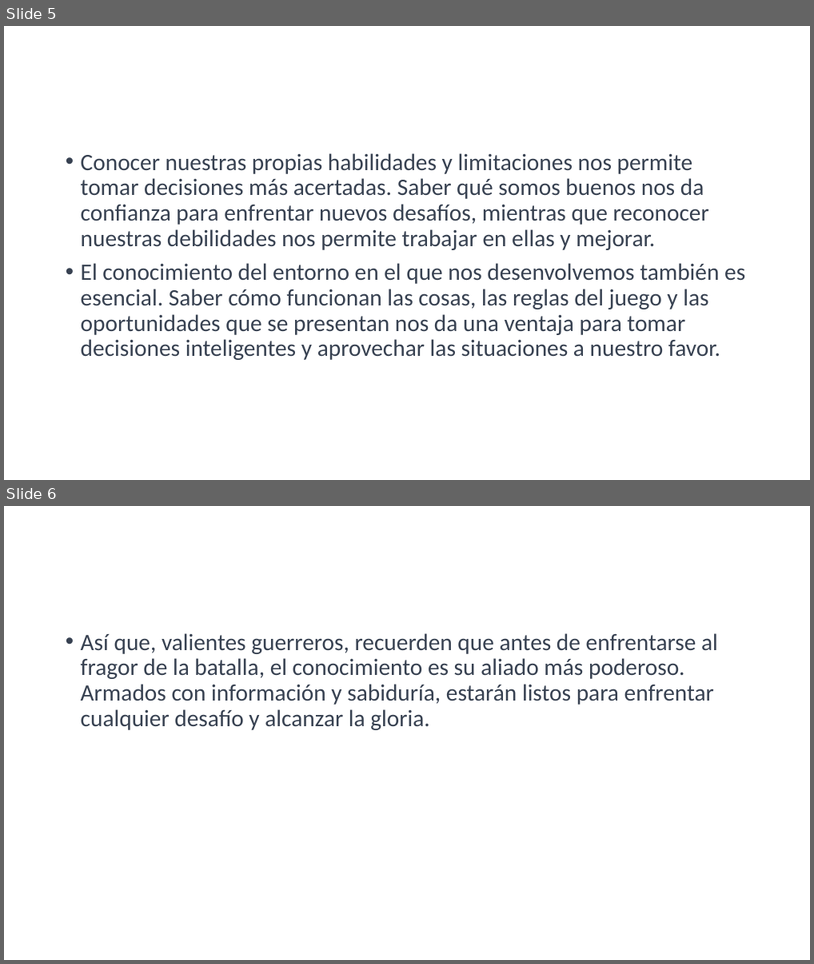
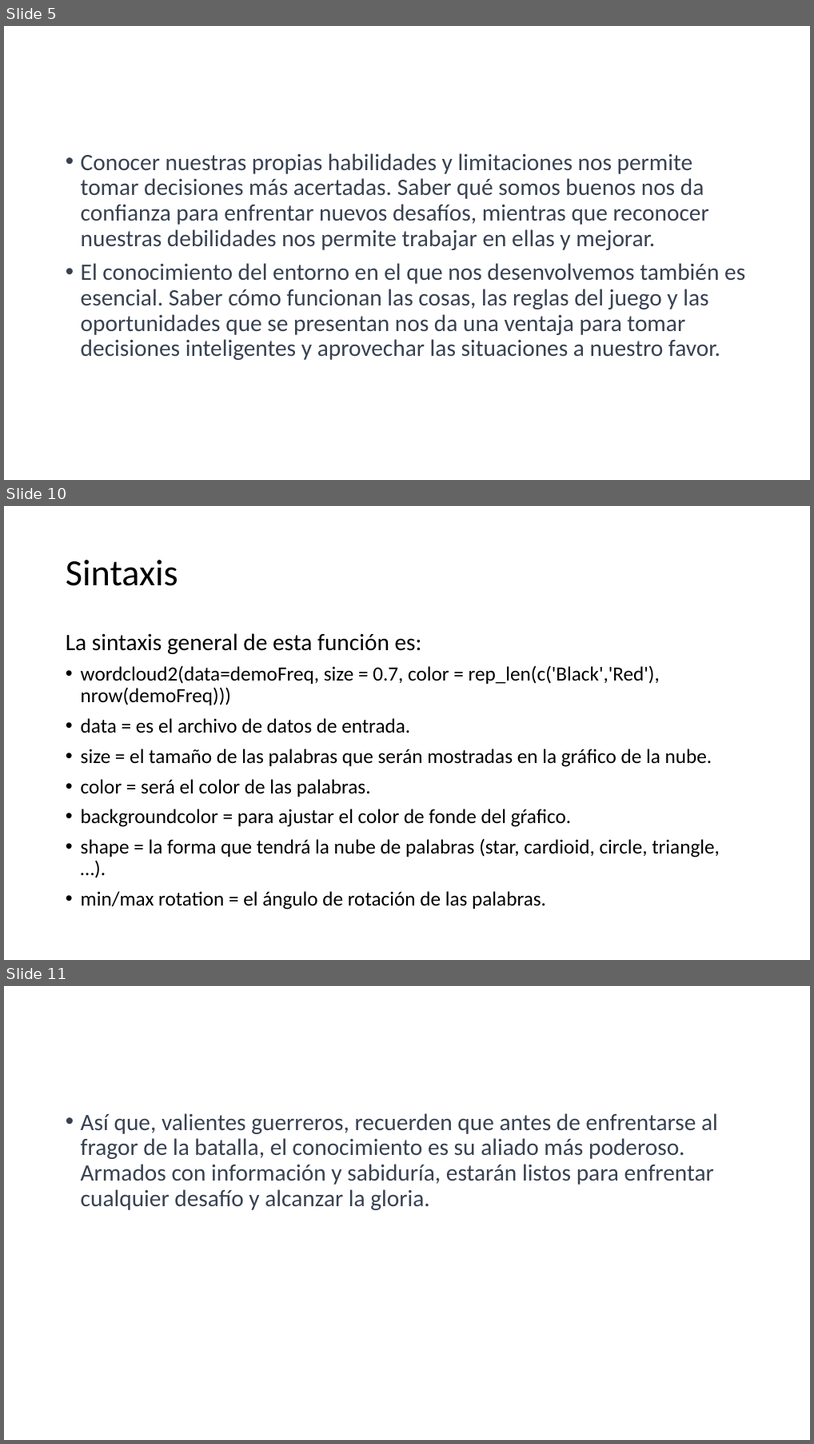
Before and after one commit to Byneros/TallerGestionDeDatosElArteDeLaGuerra, a slide deck: QUE DEBES CONOCER PARA GANAR CUALQUER BATALLA.pptx. Shown one above the other, each under a label of ours: slides 5 and 6 before the commit, slides 5, 10 and 11 after it; the slides between them are not shown. The pictures are 814x964 and 814x1444 pixels, drawn with LibreOffice and Linux fonts; fonts in the diff are those of the drawing. Boxes give left, top, right and bottom in pixels: in the first picture for what was removed or moved away, otherwise in the second. Text is boxed around its words. In the diff, an @@ line names an element or a change of style, - is before the commit and + after.

```diff
--- a/QUE DEBES CONOCER PARA GANAR CUALQUER BATALLA.pptx
+++ b/QUE DEBES CONOCER PARA GANAR CUALQUER BATALLA.pptx
@@ slide 10 added at (4,506,810,960), background #FFFFFF @@
@@ title added at (66,560,178,586), 44 pt, text #000000 @@
+Sintaxis
@@ text added at (66,633,720,909), 24 pt, text #000000 @@
+La sintaxis general de esta función es:
+• wordcloud2(data=demoFreq, size = 0.7, color = rep_len(c('Black','Red'), nrow(demoFreq)))
+• data = es el archivo de datos de entrada.
+• size = el tamaño de las palabras que serán mostradas en la gráfico de la nube.
+• color = será el color de las palabras.
+• backgroundcolor = para ajustar el color de fonde del gŕafico.
+• shape = la forma que tendrá la nube de palabras (star, cardioid, circle, triangle, …).
+• min/max rotation = el ángulo de rotación de las palabras.
@@ what was slide 6 is now slide 11 @@
```
Also in this commit, not shown: 4 other slides added, 3 other files.
